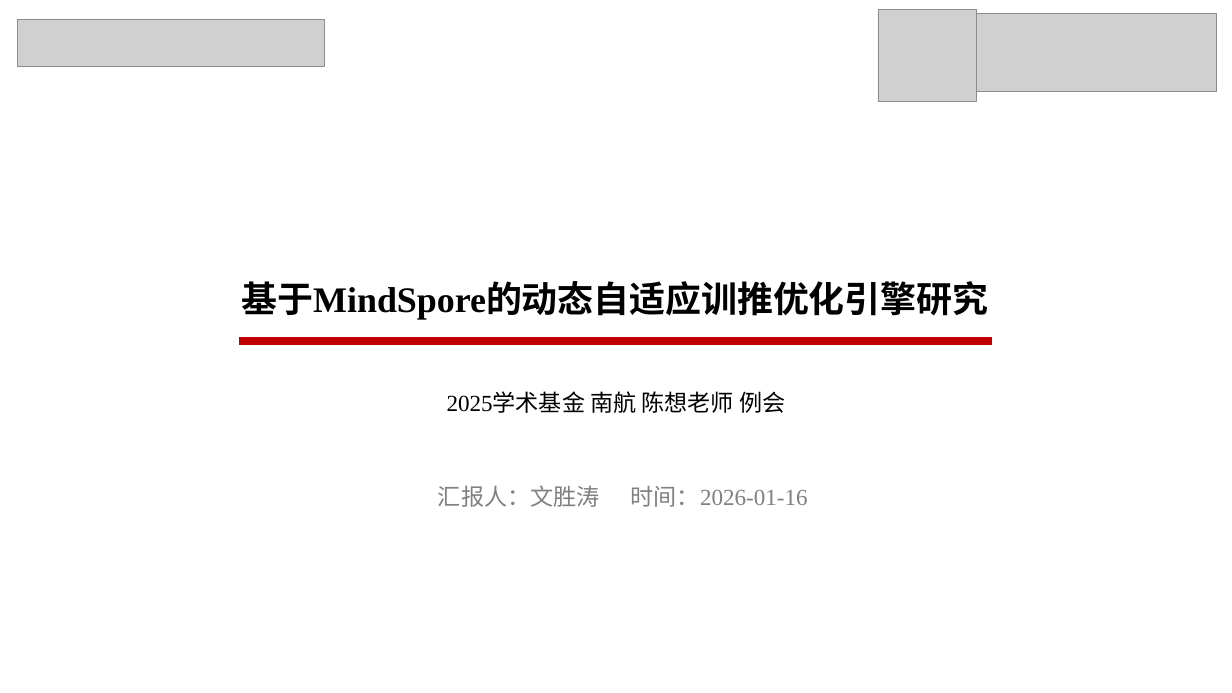
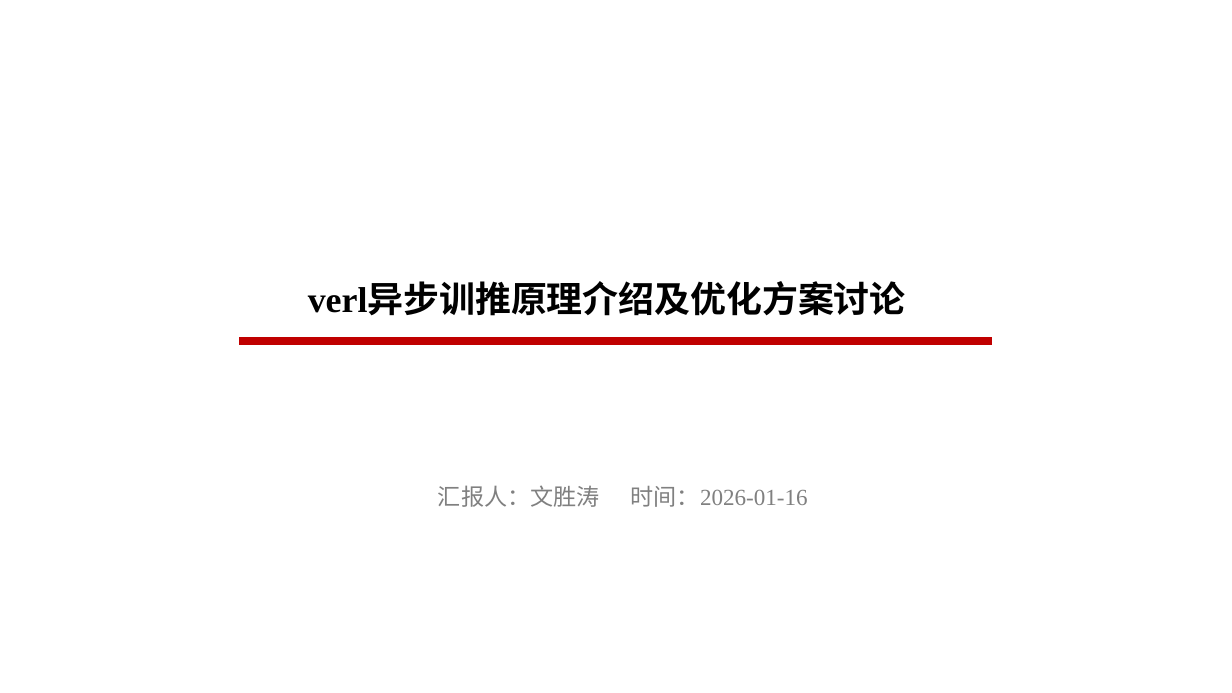
Before and after one commit to Watsontao/mindrlhf, a slide deck: slide 1 of 方案/组内分享.pptx. Drawn at 1232x693 pixels with LibreOffice and Linux fonts; fonts in the diff are those of the drawing; grey boxes stand for pictures. Boxes give left, top, right and bottom in pixels: in the first picture for what was removed or moved away, otherwise in the second. Text is boxed around its words. In the diff, an @@ line names an element or a change of style, - is before the commit and + after.

```diff
--- a/方案/组内分享.pptx
+++ b/方案/组内分享.pptx
@@ picture removed at box(18, 19, 325, 67) @@
@@ picture removed at box(878, 9, 976, 102) @@
@@ picture removed at box(976, 13, 1216, 91) @@
@@ text at box(308, 285, 906, 316): text changed @@
-基于MindSpore的动态自适应训推优化引擎研究
+verl异步训推原理介绍及优化方案讨论
@@ text removed at box(447, 391, 785, 413) @@
-2025学术基金 南航 陈想老师 例会
```
Also in this commit, not shown: 4 other slides changed, 2 slides added.
